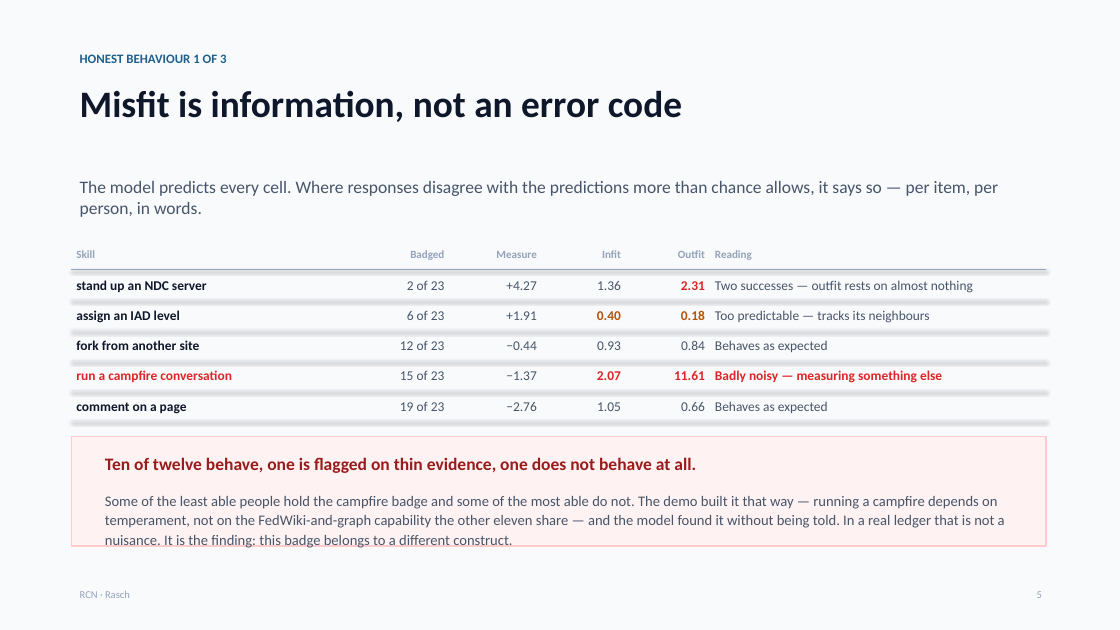
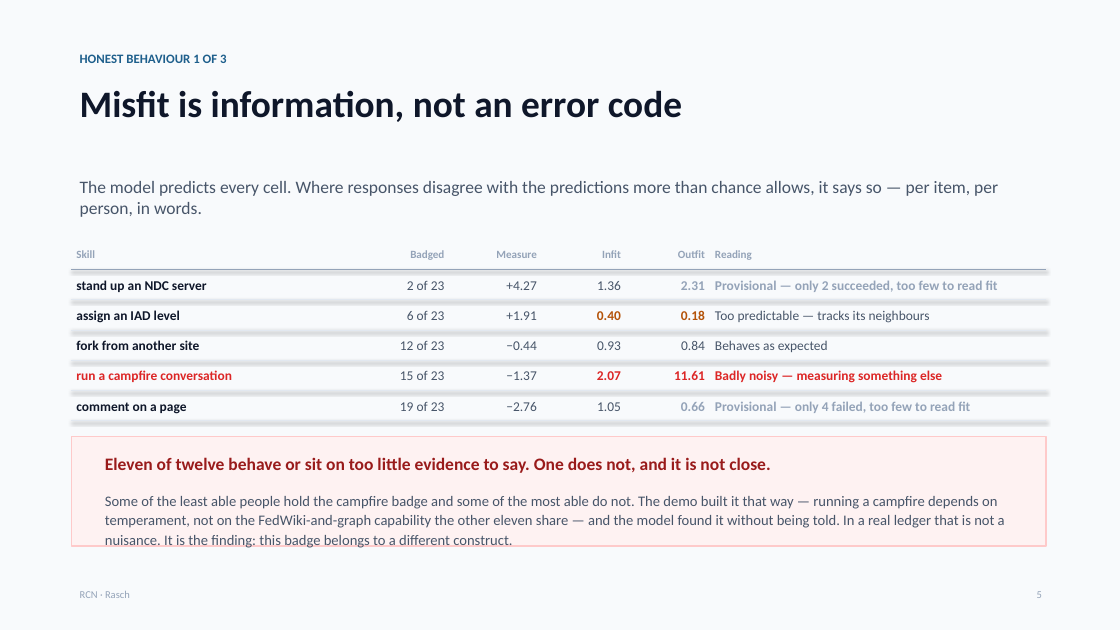
Before and after one commit to marpie1/rcn, a slide deck: slide 6 of tools/rcn-rasch-intro.pptx. Drawn at 1120x630 pixels with LibreOffice and Linux fonts; fonts in the diff are those of the drawing. Boxes give left, top, right and bottom in pixels: in the first picture for what was removed or moved away, otherwise in the second. Text is boxed around its words. In the diff, an @@ line names an element or a change of style, - is before the commit and + after.

```diff
--- a/tools/rcn-rasch-intro.pptx
+++ b/tools/rcn-rasch-intro.pptx
@@ text "2.31" at (681,281,705,290): text colour #DC2626 to #94A3B8 @@
@@ text at (715,280,998,292): text changed; text colour #475569 to #94A3B8; bold on @@
-Two successes — outfit rests on almost nothing
+Provisional — only 2 succeeded, too few to read fit
@@ text "0.66" at (681,402,705,411): text colour #475569 to #94A3B8, bold on @@
@@ text at (715,401,970,413): text changed; text colour #475569 to #94A3B8; bold on @@
-Behaves as expected
+Provisional — only 4 failed, too few to read fit
@@ text at (105,457,770,473): text changed @@
-Ten of twelve behave, one is flagged on thin evidence, one does not behave at all.
+Eleven of twelve behave or sit on too little evidence to say. One does not, and it is not close.
```
Also in this commit, not shown: 2 other slides changed, 5 other files.
